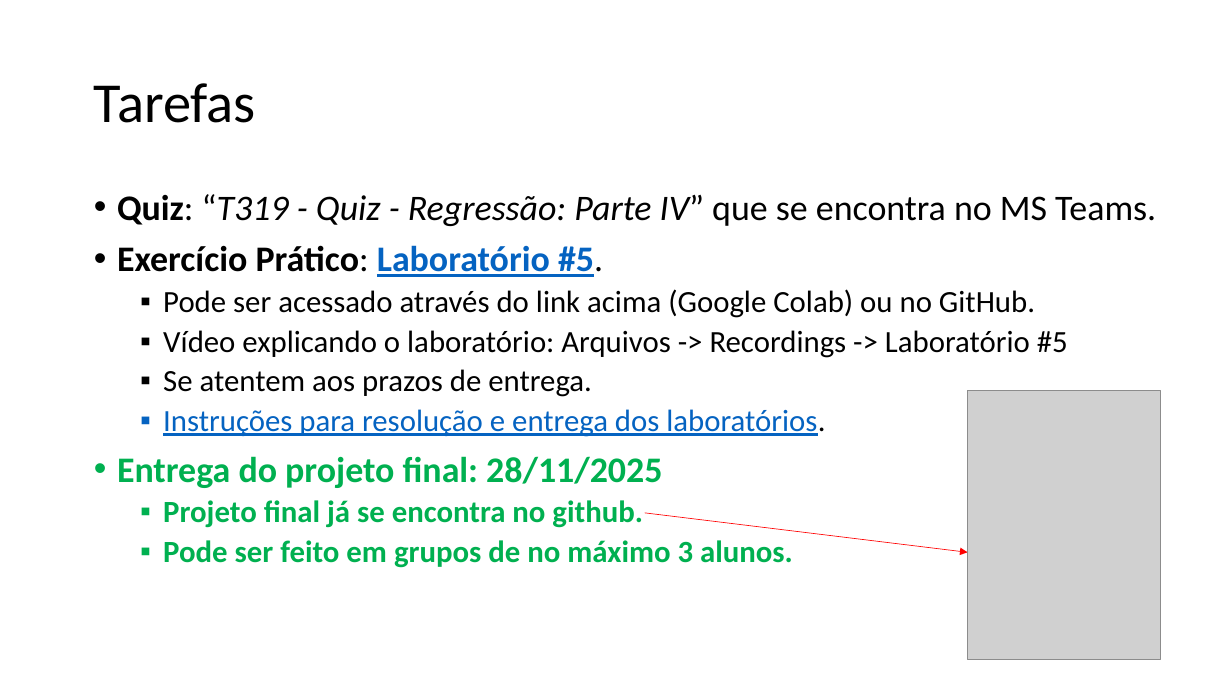
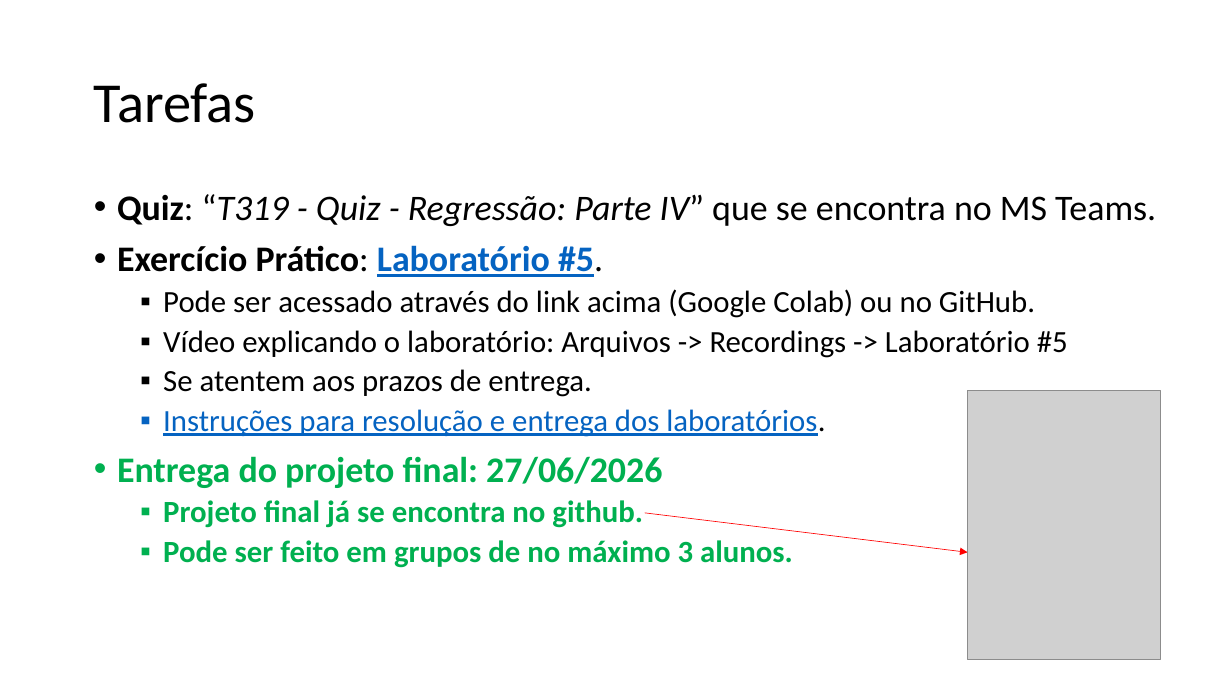
Before and after one commit to zz4fap/t319_aprendizado_de_maquina, a slide deck: slide 31 of slides/T319_Regressão_Linear (Parte IV).pptx. Drawn at 1232x693 pixels with LibreOffice and Linux fonts; fonts in the diff are those of the drawing; grey boxes stand for pictures. Boxes give left, top, right and bottom in pixels: in the first picture for what was removed or moved away, otherwise in the second. Text is boxed around its words. In the diff, an @@ line names an element or a change of style, - is before the commit and + after.

```diff
--- a/slides/T319_Regressão_Linear (Parte IV).pptx
+++ b/slides/T319_Regressão_Linear (Parte IV).pptx
@@ text at [117,456,662,488]: text changed @@
-• Entrega do projeto final: 28/11/2025
+• Entrega do projeto final: 27/06/2026
```
Also in this commit, not shown: 7 other slides changed, 3 other files.
